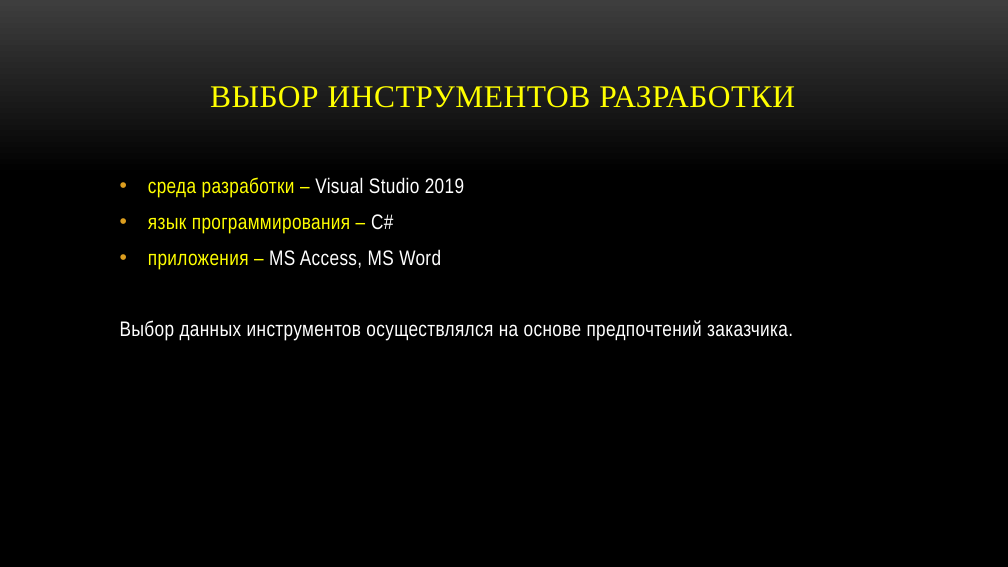
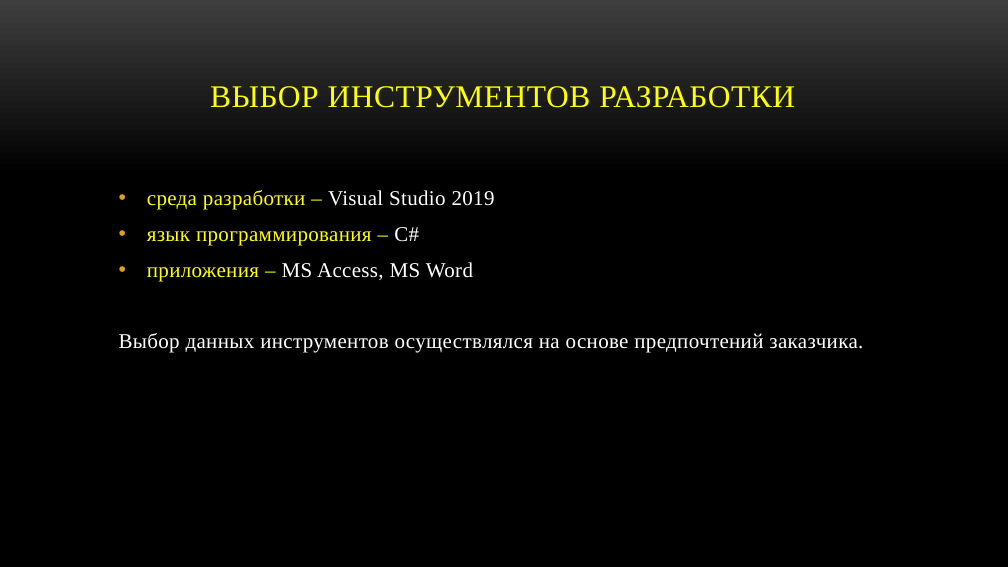
Before and after one commit to prog-kkkmt/pdp-p2-16, a slide deck: slide 8 of Отдельная папка/К18. Презентация.pptx. Drawn at 1008x567 pixels with LibreOffice and Linux fonts; fonts in the diff are those of the drawing; background and template pictures are left out. Boxes give left, top, right and bottom in pixels: in the first picture for what was removed or moved away, otherwise in the second. Text is boxed around its words. In the diff, an @@ line names an element or a change of style, - is before the commit and + after.

```diff
--- a/Отдельная папка/К18. Презентация.pptx
+++ b/Отдельная папка/К18. Презентация.pptx
@@ text "среда разработки – Visual Studio ..." moved from (x1=120, y1=177, x2=793, y2=341) to (x1=119, y1=190, x2=863, y2=353) @@
@@ text "среда разработки – Visual Studio ..." at (x1=119, y1=190, x2=863, y2=353): font Arial Narrow to Times New Roman @@
```
Also in this commit, not shown: 3 other slides changed, 1 slide added, 1 slide removed, 1 other file.
